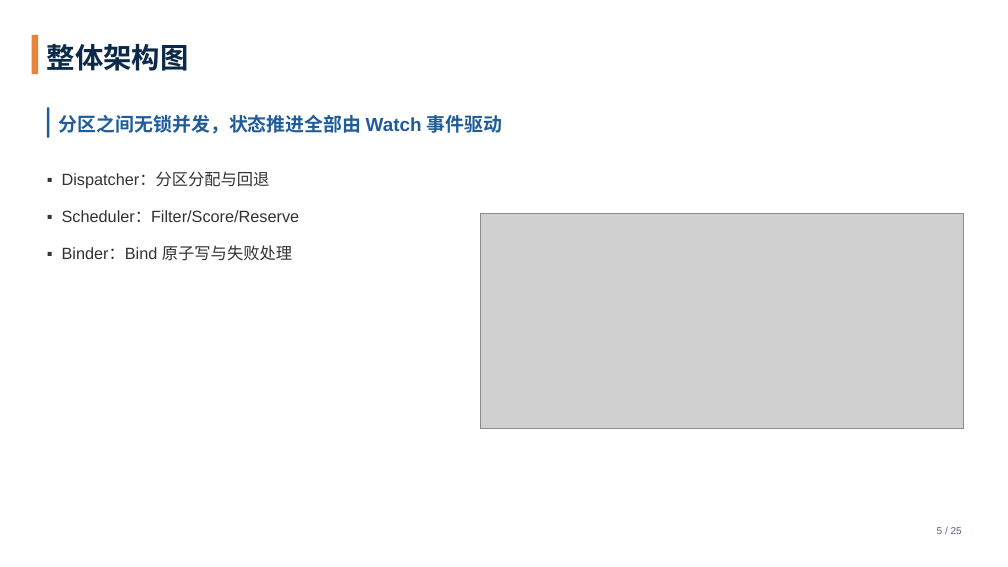
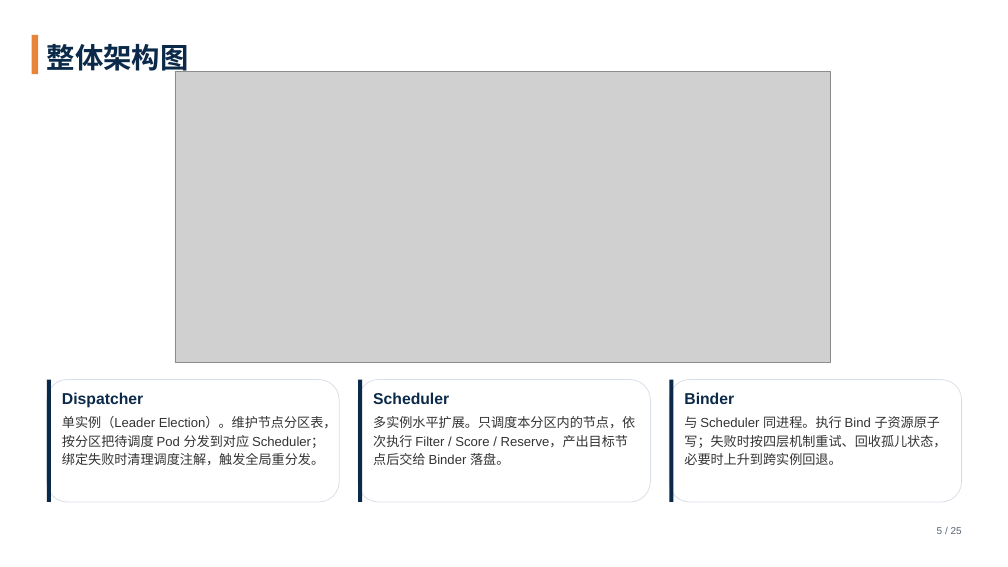
Before and after one commit to tengfei86/godel-scheduler, a slide deck: slide 5 of docs/thesis/defense/答辩PPT-基于etcd的分布式Kubernetes调度器.pptx. Drawn at 1008x567 pixels with LibreOffice and Linux fonts; fonts in the diff are those of the drawing; grey boxes stand for pictures. Boxes give left, top, right and bottom in pixels: in the first picture for what was removed or moved away, otherwise in the second. Text is boxed around its words. In the diff, an @@ line names an element or a change of style, - is before the commit and + after.

```diff
--- a/docs/thesis/defense/答辩PPT-基于etcd的分布式Kubernetes调度器.pptx
+++ b/docs/thesis/defense/答辩PPT-基于etcd的分布式Kubernetes调度器.pptx
@@ picture: place and size @@
-picture at <box>480,214,964,429</box>
+picture at <box>175,72,830,363</box>
@@ rectangle removed at <box>47,107,50,138</box> @@
@@ text removed at <box>59,114,503,134</box> @@
-分区之间无锁并发，状态推进全部由 Watch 事件驱动
@@ text removed at <box>62,172,300,261</box> @@
-▪ Dispatcher：分区分配与回退
-▪ Scheduler：Filter/Score/Reserve
-▪ Binder：Bind 原子写与失败处理
@@ rounded rectangle added at <box>47,380,340,502</box>, fill #FFFFFF, outline #D8DFE8 0.75 pt @@
@@ rectangle added at <box>47,380,51,502</box>, fill #0B2A4A @@
@@ rounded rectangle added at <box>358,380,651,502</box>, fill #FFFFFF, outline #D8DFE8 0.75 pt @@
@@ rectangle added at <box>358,380,363,502</box>, fill #0B2A4A @@
@@ rounded rectangle added at <box>669,380,962,502</box>, fill #FFFFFF, outline #D8DFE8 0.75 pt @@
@@ rectangle added at <box>669,380,674,502</box>, fill #0B2A4A @@
@@ text added at <box>62,392,337,465</box>, 12.5 pt, text #333333 @@
+Dispatcher
+单实例（Leader Election）。维护节点分区表，按分区把待调度 Pod 分发到对应 Scheduler；绑定失败时清理调度注解，触发全局重分发。
@@ text added at <box>373,392,635,465</box>, 12.5 pt, text #333333 @@
+Scheduler
+多实例水平扩展。只调度本分区内的节点，依次执行 Filter / Score / Reserve，产出目标节点后交给 Binder 落盘。
@@ text added at <box>684,392,946,465</box>, 12.5 pt, text #333333 @@
+Binder
+与 Scheduler 同进程。执行 Bind 子资源原子写；失败时按四层机制重试、回收孤儿状态，必要时上升到跨实例回退。
```
Also in this commit, not shown: 3 other files.
